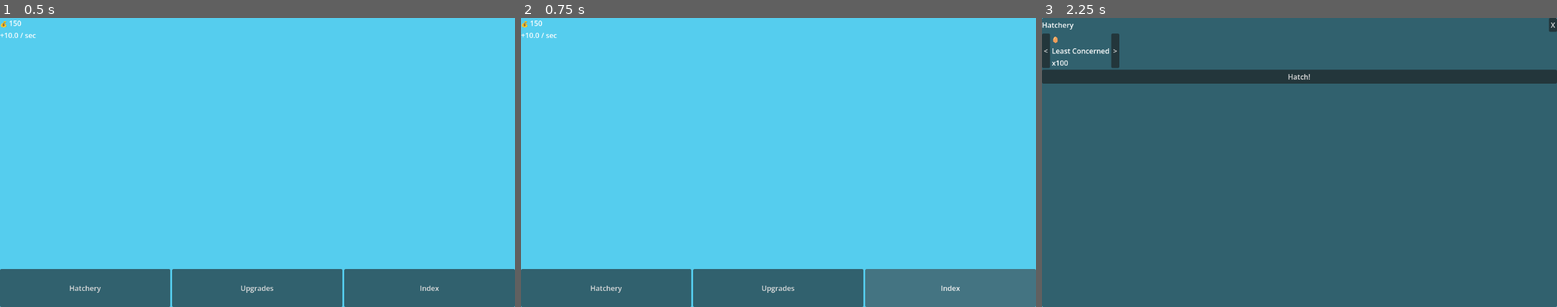
Above: before the commit, frames 1-3 (left to right).
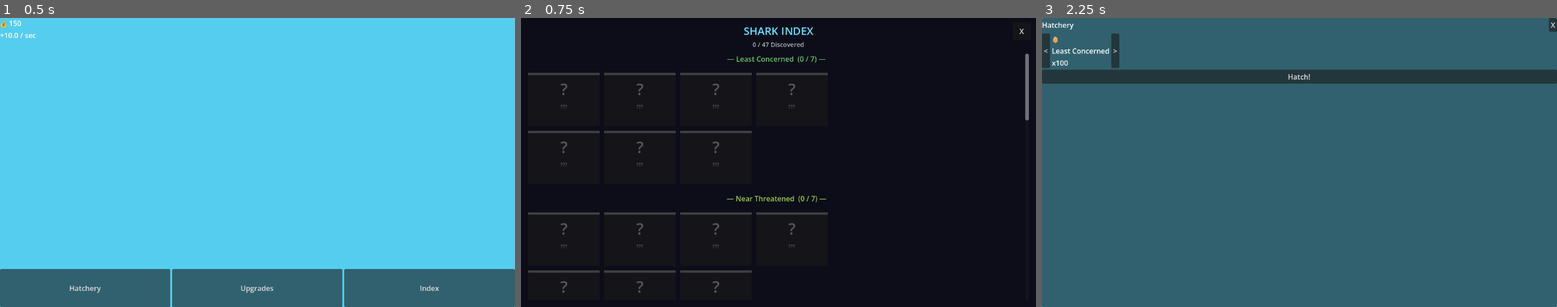
Above: after the commit, the same moments.

Repository: Patrick-1-2/Sharc
Game: Godot game, scene res://Main.tscn
The game is run twice, just before and just after one commit, with the same random seed, the same clock (stepped at 60 frames per second) and the same inputs.
Inputs (mouse positions are in pixels of both pictures, inside the frame that each line leads up to):
- Up to frame 1 (0.5 s): no input
- Up to frame 2 (0.75 s): click "Index" at 0.5 s
- Up to frame 3 (2.25 s): click (1541, 32) at 1.25 s, where only the run after the commit has a clickable "X"; click "Hatchery" at 2 s

Frame 1 is identical in both runs. In frame 2, 100% of the frame differs, in the area x 0-100%, y 0-100%; in frame 3, nothing differs.

Commit message:
Add shark index

Diff:
--- a/HUD.tscn
+++ b/HUD.tscn
@@ -1,9 +1,11 @@
 [gd_scene format=3 uid="uid://dvewtmm6d837k"]
 
 [ext_resource type="Script" uid="uid://bxx285u6gvonj" path="res://scenes/ui/HUD.gd" id="1_k5de2"]
+[ext_resource type="PackedScene" uid="uid://dpljcmavj45xj" path="res://SharkIndex.tscn" id="2_efote"]
 
 [node name="HUD" type="CanvasLayer" unique_id=589983772]
 script = ExtResource("1_k5de2")
+index_scene = ExtResource("2_efote")
 
 [node name="MarginContainer" type="MarginContainer" parent="." unique_id=1657879071]
 anchors_preset = 12
--- a/SharkIndex.tscn
+++ b/SharkIndex.tscn
@@ -8,3 +8,47 @@
 offset_right = 40.0
 offset_bottom = 40.0
 script = ExtResource("1_7w5h2")
+
+[node name="Panel" type="Panel" parent="." unique_id=675051369]
+layout_mode = 1
+anchors_preset = 15
+anchor_right = 1.0
+anchor_bottom = 1.0
+grow_horizontal = 2
+grow_vertical = 2
+
+[node name="BtnClose" type="Button" parent="Panel" unique_id=634644680]
+layout_mode = 0
+offset_right = 8.0
+offset_bottom = 8.0
+text = "x"
+
+[node name="ScrollContainer" type="ScrollContainer" parent="Panel" unique_id=1628940327]
+layout_mode = 1
+anchors_preset = 15
+anchor_right = 1.0
+anchor_bottom = 1.0
+grow_horizontal = 2
+grow_vertical = 2
+
+[node name="Grid" type="GridContainer" parent="Panel/ScrollContainer" unique_id=43088311]
+layout_mode = 2
+columns = 4
+
+[node name="DetailPanel" type="PanelContainer" parent="Panel" unique_id=528346606]
+visible = false
+layout_mode = 0
+offset_right = 40.0
+offset_bottom = 40.0
+
+[node name="VBox" type="VBoxContainer" parent="Panel/DetailPanel" unique_id=1647567198]
+layout_mode = 2
+
+[node name="Name" type="Label" parent="Panel/DetailPanel/VBox" unique_id=1334351521]
+layout_mode = 2
+
+[node name="Description" type="Label" parent="Panel/DetailPanel/VBox" unique_id=1869540336]
+layout_mode = 2
+
+[node name="Rarity" type="Label" parent="Panel/DetailPanel/VBox" unique_id=1734164036]
+layout_mode = 2
--- a/scenes/ui/HUD.gd
+++ b/scenes/ui/HUD.gd
@@ -40,4 +40,15 @@
 
 func _open_index() -> void:
 	if index_scene:
-		get_tree().root.add_child(index_scene.instantiate())
+		var existing = get_node_or_null("SharkIndex")
+		if existing:
+			existing.queue_free()
+			return
+		var index = index_scene.instantiate()
+		index.name = "SharkIndex"
+		add_child(index)
+		index.set_anchors_preset(Control.PRESET_FULL_RECT)
+		index.offset_left = 0
+		index.offset_top = 0
+		index.offset_right = 0
+		index.offset_bottom = 0
--- a/scenes/ui/SharkIndex.gd
+++ b/scenes/ui/SharkIndex.gd
@@ -1,55 +1,190 @@
 extends Control
-# SharkIndex.gd
-# Attach to a Control node (popup / full-screen panel).
-# Shows the full catalog of 50 sharks; undiscovered ones appear as "???"
 
-@onready var grid:      GridContainer = $Panel/ScrollContainer/Grid
-@onready var btn_close: Button        = $Panel/BtnClose
-@onready var detail_panel: PanelContainer = $Panel/DetailPanel
-@onready var detail_name:  Label          = $Panel/DetailPanel/VBox/Name
-@onready var detail_desc:  Label          = $Panel/DetailPanel/VBox/Description
-@onready var detail_rarity:Label          = $Panel/DetailPanel/VBox/Rarity
+const RARITY_NAMES = [
+	"Least Concerned",
+	"Near Threatened",
+	"Vulnerable",
+	"Endangered",
+	"Critically Endangered",
+	"Special"
+]
+
+const RARITY_COLORS = [
+	Color(0.4, 0.8, 0.4),
+	Color(0.6, 0.8, 0.3),
+	Color(1.0, 0.75, 0.2),
+	Color(1.0, 0.4, 0.4),
+	Color(0.8, 0.2, 0.8),
+	Color(1.0, 0.85, 0.1),
+]
 
 func _ready() -> void:
-	btn_close.pressed.connect(queue_free)
-	detail_panel.visible = false
-	_populate()
+	set_anchors_preset(Control.PRESET_FULL_RECT)
+	_build()
 
-func _populate() -> void:
-	for child in grid.get_children():
-		child.queue_free()
+func _build() -> void:
+	for c in get_children():
+		c.queue_free()
 
+	var bg := ColorRect.new()
+	bg.set_anchors_preset(Control.PRESET_FULL_RECT)
+	bg.color = Color(0.05, 0.05, 0.1, 1.0)
+	add_child(bg)
+
+	var title := Label.new()
+	title.text = "SHARK INDEX"
+	title.add_theme_font_size_override("font_size", 24)
+	title.add_theme_color_override("font_color", Color(0.4, 0.9, 1.0))
+	title.set_anchors_preset(Control.PRESET_TOP_WIDE)
+	title.offset_top = 12
+	title.offset_bottom = 50
+	title.horizontal_alignment = HORIZONTAL_ALIGNMENT_CENTER
+	add_child(title)
+
+	var prog := Label.new()
+	prog.text = "%d / %d Discovered" % [GameState.discovered_sharks.size(), GameData.SHARK_CATALOG.size()]
+	prog.add_theme_font_size_override("font_size", 14)
+	prog.add_theme_color_override("font_color", Color(0.7, 0.7, 0.7))
+	prog.set_anchors_preset(Control.PRESET_TOP_WIDE)
+	prog.offset_top = 50
+	prog.offset_bottom = 76
+	prog.horizontal_alignment = HORIZONTAL_ALIGNMENT_CENTER
+	add_child(prog)
+
+	var close := Button.new()
+	close.text = "X"
+	close.set_position(Vector2(get_viewport_rect().size.x - 52, 10))
+	close.set_size(Vector2(40, 40))
+	close.pressed.connect(queue_free)
+	add_child(close)
+
+	var scroll := ScrollContainer.new()
+	scroll.set_anchors_preset(Control.PRESET_FULL_RECT)
+	scroll.offset_top = 80
+	scroll.offset_left = 16
+	scroll.offset_right = -16
+	scroll.offset_bottom = -16
+	add_child(scroll)
+
+	var vbox := VBoxContainer.new()
+	vbox.size_flags_horizontal = Control.SIZE_EXPAND_FILL
+	vbox.add_theme_constant_override("separation", 20)
+	scroll.add_child(vbox)
+
+	var by_rarity: Array = []
+	for i in range(6):
+		by_rarity.append([])
 	for shark in GameData.SHARK_CATALOG:
-		var discovered: bool = GameState.discovered_sharks.has(shark.id)
-		var btn: Button = Button.new()
-		btn.custom_minimum_size = Vector2(120, 80)
+		by_rarity[shark.rarity].append(shark)
 
-		if discovered:
-			btn.text    = shark.name
-			btn.tooltip_text = shark.description
-			btn.pressed.connect(_show_detail.bind(shark))
-		else:
-			btn.text    = "???"
-			btn.modulate = Color(0.3, 0.3, 0.3)  # greyed out
-		grid.add_child(btn)
+	for rarity in range(6):
+		var tier: Array = by_rarity[rarity]
+		if tier.is_empty():
+			continue
 
-	# Show discovery progress
-	var progress_lbl: Label = Label.new()
-	progress_lbl.text = "%d / %d Discovered" % [GameState.discovered_sharks.size(), GameData.SHARK_CATALOG.size()]
-	grid.add_child(progress_lbl)
+		var found_count := 0
+		for shark in tier:
+			if GameState.discovered_sharks.has(shark.id):
+				found_count += 1
 
-func _show_detail(shark: Dictionary) -> void:
-	detail_name.text   = shark.name
-	detail_desc.text   = shark.description
-	detail_rarity.text = "Rarity: " + _rarity_name(shark.rarity)
-	detail_panel.visible = true
+		var header := Label.new()
+		header.text = "— %s  (%d / %d) —" % [RARITY_NAMES[rarity], found_count, tier.size()]
+		header.horizontal_alignment = HORIZONTAL_ALIGNMENT_CENTER
+		header.add_theme_font_size_override("font_size", 16)
+		header.add_theme_color_override("font_color", RARITY_COLORS[rarity])
+		vbox.add_child(header)
 
-func _rarity_name(rarity: int) -> String:
-	match rarity:
-		GameData.Rarity.LEAST_CONCERNED:       return "Least Concerned"
-		GameData.Rarity.NEAR_THREATENED:       return "Near Threatened"
-		GameData.Rarity.VULNERABLE:            return "Vulnerable"
-		GameData.Rarity.ENDANGERED:            return "Endangered"
-		GameData.Rarity.CRITICALLY_ENDANGERED: return "Critically Endangered"
-		GameData.Rarity.SPECIAL:               return "Special"
-	return "Unknown"
+		var grid := GridContainer.new()
+		grid.columns = 4
+		grid.size_flags_horizontal = Control.SIZE_EXPAND_FILL
+		grid.add_theme_constant_override("h_separation", 10)
+		grid.add_theme_constant_override("v_separation", 10)
+		vbox.add_child(grid)
+
+		for shark in tier:
+			grid.add_child(_make_card(shark, rarity))
+
+func _make_card(shark: Dictionary, rarity: int) -> PanelContainer:
+	var is_found: bool = GameState.discovered_sharks.has(shark.id)
+
+	var panel := PanelContainer.new()
+	panel.custom_minimum_size = Vector2(160, 120)
+
+	var vbox := VBoxContainer.new()
+	vbox.add_theme_constant_override("separation", 4)
+	panel.add_child(vbox)
+
+	var bar := ColorRect.new()
+	bar.custom_minimum_size = Vector2(0, 5)
+	bar.color = RARITY_COLORS[rarity] if is_found else Color(0.25, 0.25, 0.25)
+	vbox.add_child(bar)
+
+	var icon := Label.new()
+	icon.custom_minimum_size = Vector2(0, 55)
+	icon.horizontal_alignment = HORIZONTAL_ALIGNMENT_CENTER
+	icon.vertical_alignment = VERTICAL_ALIGNMENT_CENTER
+	if is_found:
+		icon.text = "🦈"
+		icon.add_theme_font_size_override("font_size", 30)
+	else:
+		icon.text = "?"
+		icon.add_theme_font_size_override("font_size", 36)
+		icon.add_theme_color_override("font_color", Color(0.35, 0.35, 0.35))
+	vbox.add_child(icon)
+
+	var name_lbl := Label.new()
+	name_lbl.horizontal_alignment = HORIZONTAL_ALIGNMENT_CENTER
+	name_lbl.autowrap_mode = TextServer.AUTOWRAP_WORD
+	name_lbl.add_theme_font_size_override("font_size", 11)
+	vbox.add_child(name_lbl)
+
+	if is_found:
+		name_lbl.text = shark.name
+		var btn := Button.new()
+		btn.text = "Info"
+		btn.add_theme_font_size_override("font_size", 10)
+		btn.pressed.connect(_show_popup.bind(shark, rarity))
+		vbox.add_child(btn)
+	else:
+		name_lbl.text = "???"
+		name_lbl.add_theme_color_override("font_color", Color(0.35, 0.35, 0.35))
+
+	return panel
+
+func _show_popup(shark: Dictionary, rarity: int) -> void:
+	var old = get_node_or_null("Popup")
+	if old:
+		old.queue_free()
+
+	var popup := PanelContainer.new()
+	popup.name = "Popup"
+	popup.set_position(Vector2(get_viewport_rect().size.x * 0.2, get_viewport_rect().size.y * 0.25))
+	popup.set_size(Vector2(get_viewport_rect().size.x * 0.6, 200))
+	add_child(popup)
+
+	var vbox := VBoxContainer.new()
+	popup.add_child(vbox)
+
+	var name_lbl := Label.new()
+	name_lbl.text = shark.name
+	name_lbl.add_theme_font_size_override("font_size", 18)
+	name_lbl.add_theme_color_override("font_color", RARITY_COLORS[rarity])
+	name_lbl.horizontal_alignment = HORIZONTAL_ALIGNMENT_CENTER
+	vbox.add_child(name_lbl)
+
+	var rarity_lbl := Label.new()
+	rarity_lbl.text = RARITY_NAMES[rarity]
+	rarity_lbl.horizontal_alignment = HORIZONTAL_ALIGNMENT_CENTER
+	rarity_lbl.add_theme_color_override("font_color", Color(0.7, 0.7, 0.7))
+	vbox.add_child(rarity_lbl)
+
+	var desc_lbl := Label.new()
+	desc_lbl.text = shark.description
+	desc_lbl.autowrap_mode = TextServer.AUTOWRAP_WORD
+	desc_lbl.horizontal_alignment = HORIZONTAL_ALIGNMENT_CENTER
+	vbox.add_child(desc_lbl)
+
+	var close_btn := Button.new()
+	close_btn.text = "Close"
+	close_btn.pressed.connect(popup.queue_free)
+	vbox.add_child(close_btn)
